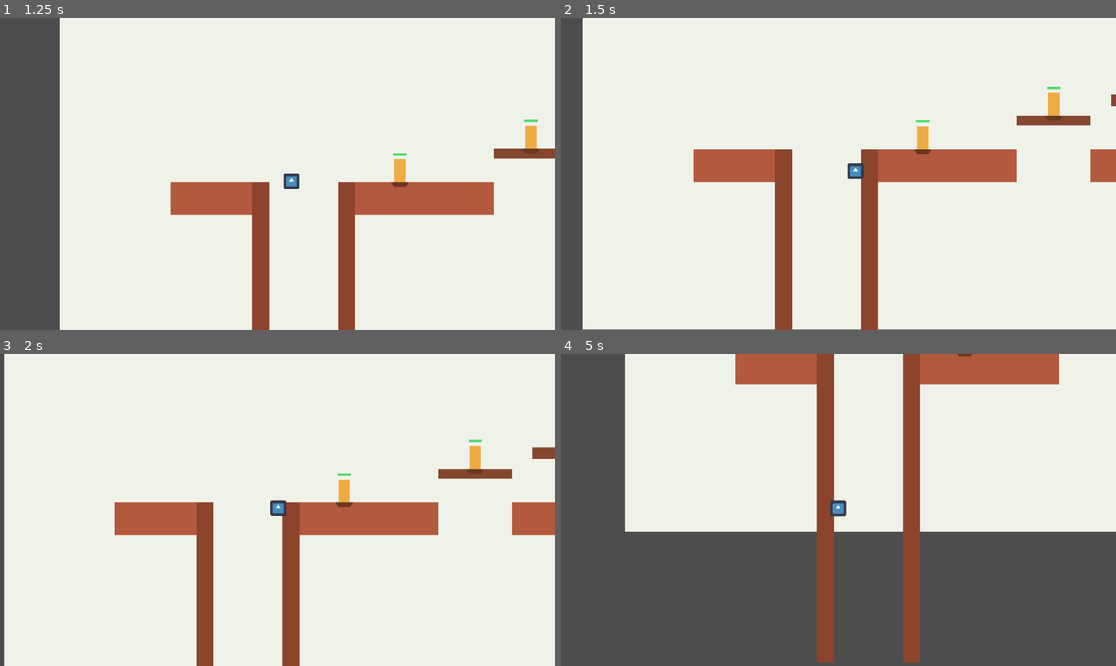
Above: before the commit, frames 1-4 (two rows, left to right).
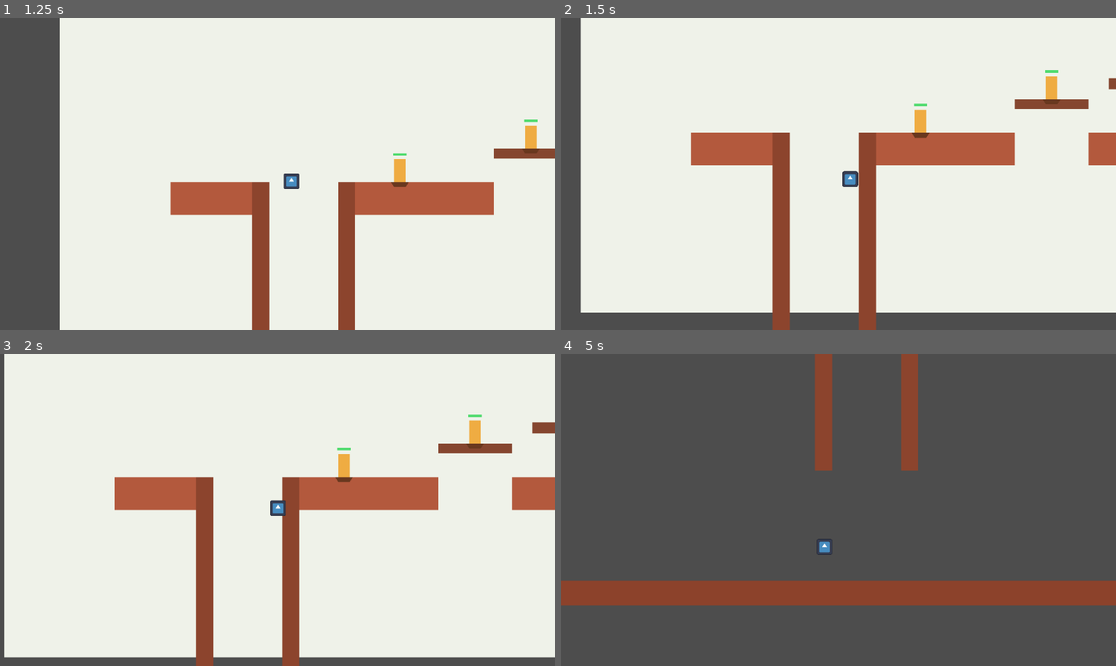
Above: after the commit, the same moments.

Repository: ggonzalez66/ruby1
Game: Godot game, scene res://main.tscn
The game is run twice, just before and just after one commit, with the same random seed, the same clock (stepped at 60 frames per second) and the same inputs. The engine's default icon, where the game draws it, is replaced by a stand-in: a white triangle on a blue panel in a dark square.
Inputs:
- Up to frame 1 (1.25 s): hold Right (move_right) from 0.53 s (still down); tap C (attack) at 0.6 s; tap X (jump) at 0.77 s; tap S (heavy_attack) at 0.8 s
- Up to frame 2 (1.5 s): keep holding Right (move_right); tap S (heavy_attack) at 1.35 s
- Up to frame 3 (2 s): keep holding Right (move_right); tap X (jump) at 1.52 s; tap C (attack) at 1.55 s
- Up to frame 4 (5 s): release Right (move_right) at 2.03 s; hold Left (move_left) 2.03-2.78 s; tap C (attack) at 2.1, 3.05, 4.35 s; tap S (heavy_attack) at 2.3, 3.6 s; hold Right (move_right) 2.78-4.28 s; tap Z (dash) at 2.85 s; tap X (jump) at 3.02, 3.77, 4.52 s; hold Left (move_left) from 4.28 s (still down)

Frame 1 is identical in both runs. In frame 2, 13% of the frame differs, in the area x 3-100%, y 0-100%; in frame 3, 13%; in frame 4, 58%, in the area x 0-100%, y 0-99%.

Commit message:
heavy aereo igual al suelo

Diff:
--- a/movimiento.gd
+++ b/movimiento.gd
@@ -95,6 +95,7 @@
 var attack_mode := ATTACK_NONE
 var is_charging_attack := false
 var air_uppercut_available := true
+var heavy_attack_visual_progress := 0.0
 var attack_targets_hit: Array[Area2D] = []
 
 var slash_base_color := Color(1.0, 1.0, 1.0, 0.0)
@@ -309,10 +310,8 @@
 	velocity.y = 0.0
 
 func _apply_heavy_attack_movement(delta: float) -> void:
-	var forward_drift_speed := facing * charged_air_forward_drift
-	var is_moving_forward: bool = sign(velocity.x) == facing or is_zero_approx(velocity.x)
-	if not is_moving_forward or abs(velocity.x) < abs(forward_drift_speed):
-		velocity.x = move_toward(velocity.x, forward_drift_speed, charged_air_drag * delta)
+	heavy_attack_visual_progress = min(heavy_attack_visual_progress + (delta / ground_heavy_duration), 1.0)
+	velocity.x = facing * max(abs(velocity.x), ground_heavy_speed)
 	_apply_gravity(delta)
 
 func _apply_ground_heavy_movement() -> void:
@@ -427,8 +426,9 @@
 	attack_timer = 0.0
 	attack_cooldown_timer = charged_attack_cooldown
 	attack_targets_hit.clear()
-	velocity.x += facing * charged_air_forward_speed
-	velocity.y = heavy_attack_start_upward_speed
+	heavy_attack_visual_progress = 0.0
+	velocity.x = facing * max(abs(velocity.x + facing * charged_air_forward_speed), ground_heavy_speed)
+	velocity.y = max(velocity.y, 60.0)
 	_set_attack_active(true)
 	_update_attack_animation()
 	_refresh_attack_hits()
@@ -509,6 +509,7 @@
 func _cancel_attack_for_chain() -> void:
 	attack_mode = ATTACK_NONE
 	attack_timer = 0.0
+	heavy_attack_visual_progress = 0.0
 	attack_targets_hit.clear()
 	_set_attack_active(false)
 	_reset_attack_pose()
@@ -517,6 +518,7 @@
 	var ending_mode: int = attack_mode
 	attack_mode = ATTACK_NONE
 	attack_timer = 0.0
+	heavy_attack_visual_progress = 0.0
 	attack_targets_hit.clear()
 	_set_attack_active(false)
 	_reset_attack_pose()
@@ -615,29 +617,25 @@
 	slash_outline.default_color = Color(1.0, 0.93, 0.65, lerp(1.0, 0.45, progress))
 
 func _animate_heavy_attack() -> void:
-	var arc_progress: float = clamp(
-		inverse_lerp(heavy_attack_start_upward_speed, heavy_attack_max_fall_speed * 0.55, velocity.y),
-		0.0,
-		1.0
-	)
-	var arc_angle: float = lerp(-1.58, 0.98, arc_progress)
-	var arc_offset := Vector2(cos(arc_angle) * heavy_attack_arc_radius_x, sin(arc_angle) * heavy_attack_arc_radius_y)
-	var blade_rotation: float = arc_angle + 1.08
-	var pulse: float = 0.96 + 0.05 * sin(Time.get_ticks_msec() / 70.0)
-
-	hitbox_shape.position = Vector2(4.0, 4.0) + arc_offset
-	hitbox_shape.scale = Vector2(1.08, 2.58)
-	slash_visual.position = Vector2(4.0, 6.0) + arc_offset
-	slash_area_visual.position = Vector2(5.0, 8.0) + arc_offset
-	slash_outline.position = Vector2(5.0, 8.0) + arc_offset
+	var progress: float = heavy_attack_visual_progress
+	var arc_angle: float = lerp(-1.42, 0.22, progress)
+	var arc_offset := Vector2(cos(arc_angle) * 22.0, sin(arc_angle) * 30.0 - 6.0)
+	var blade_rotation: float = arc_angle + 1.02
+	var pulse: float = 1.0 + 0.05 * sin(Time.get_ticks_msec() / 55.0)
+
+	hitbox_shape.position = Vector2(8.0, -2.0) + arc_offset
+	hitbox_shape.scale = Vector2(1.28, 2.2)
+	slash_visual.position = Vector2(10.0, 0.0) + arc_offset
+	slash_area_visual.position = Vector2(12.0, 2.0) + arc_offset
+	slash_outline.position = Vector2(12.0, 2.0) + arc_offset
 	hitbox.rotation = blade_rotation
 	slash_visual.rotation = blade_rotation
 	slash_area_visual.rotation = blade_rotation
 	slash_outline.rotation = blade_rotation
-	slash_visual.scale = Vector2(1.05 * pulse, 2.2 * pulse)
-	slash_area_visual.scale = Vector2(1.16, 2.68)
+	slash_visual.scale = Vector2(1.18 * pulse, 2.0 * pulse)
+	slash_area_visual.scale = Vector2(1.34, 2.32)
 	slash_outline.scale = slash_area_visual.scale
-	slash_visual.color = Color(0.88, 0.96, 1.0, 0.92)
+	slash_visual.color = Color(0.88, 0.96, 1.0, 0.96)
 	slash_area_visual.color = Color(0.35, 0.86, 1.0, 0.38)
 	slash_outline.default_color = Color(0.7, 0.97, 1.0, 0.9)
 
@@ -882,6 +880,7 @@
 	attack_mode = ATTACK_NONE
 	is_charging_attack = false
 	air_uppercut_available = true
+	heavy_attack_visual_progress = 0.0
 	attack_targets_hit.clear()
 	_set_attack_active(false)
 	_set_charge_visual_active(false)
